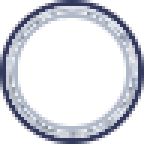
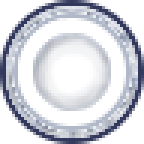
Comparing the layer stacks of the two w=144, h=144 images. Changes:
painted on "Background" over [33, 33, 111, 111]
